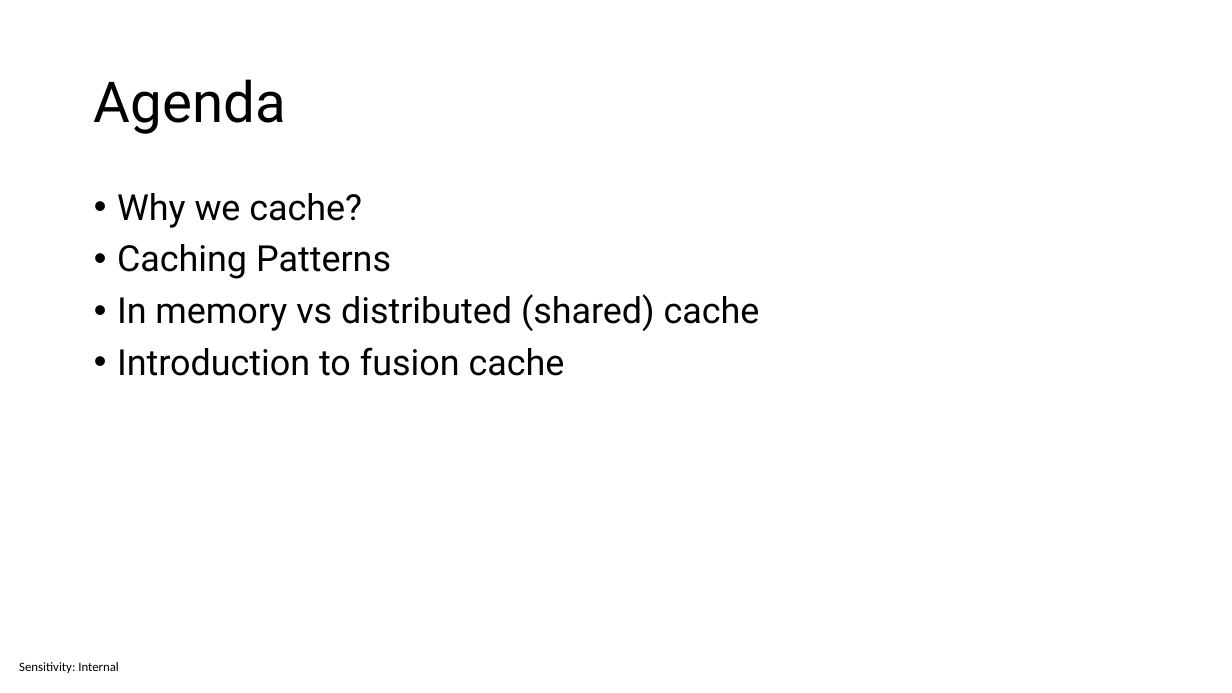
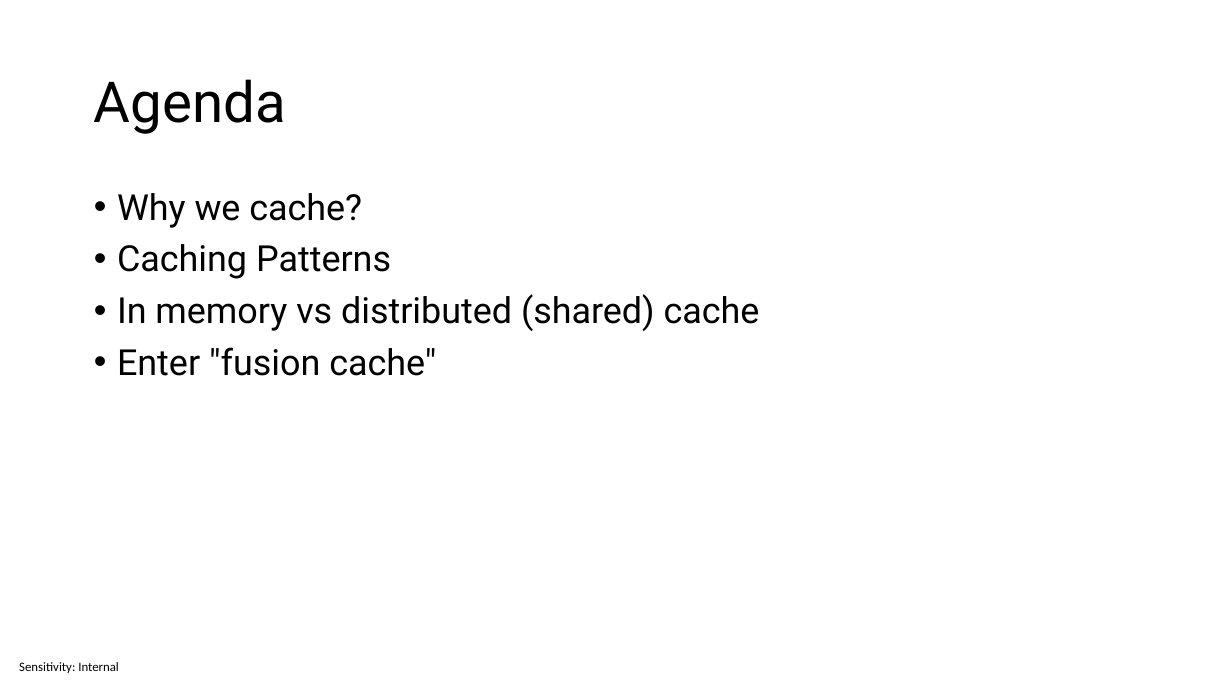
Before and after one commit to sabbadino/cache-like-a-pro-fusion-cache, a slide deck: slide 2 of cache-like-a-pro.pptx. Drawn at 1232x693 pixels with LibreOffice and Linux fonts; fonts in the diff are those of the drawing. Boxes give left, top, right and bottom in pixels: in the first picture for what was removed or moved away, otherwise in the second. Text is boxed around its words. In the diff, an @@ line names an element or a change of style, - is before the commit and + after.

```diff
--- a/cache-like-a-pro.pptx
+++ b/cache-like-a-pro.pptx
@@ text at (117, 347, 436, 376): text changed @@
-• Introduction to fusion cache
+• Enter "fusion cache"
```
Also in this commit, not shown: 6 other slides changed, 2 slides added.
